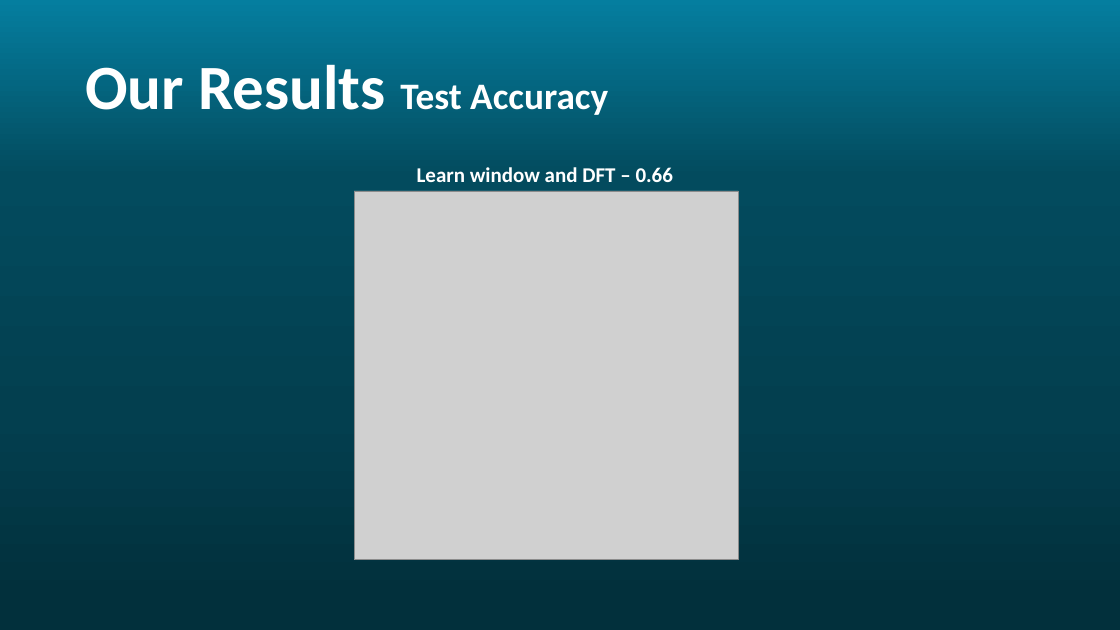
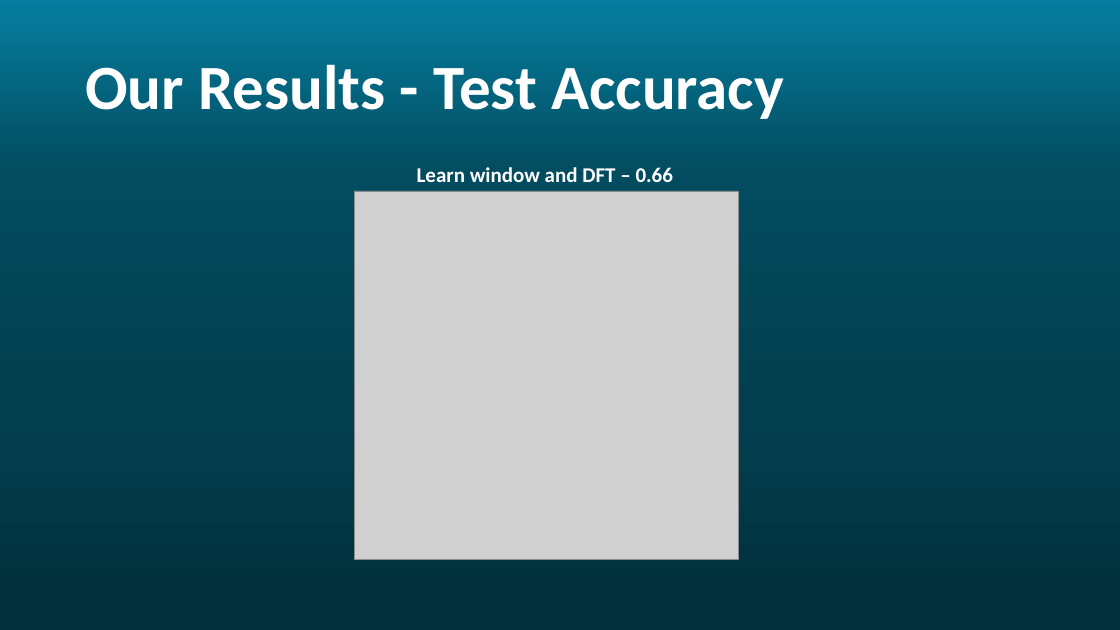
Before and after one commit to Rotem-and-Noam/Ada-STFT, a slide deck: slide 15 of images/AdaSTFT.pptx. Drawn at 1120x630 pixels with LibreOffice and Linux fonts; fonts in the diff are those of the drawing; grey boxes stand for pictures. Boxes give left, top, right and bottom in pixels: in the first picture for what was removed or moved away, otherwise in the second. Text is boxed around its words. In the diff, an @@ line names an element or a change of style, - is before the commit and + after.

```diff
--- a/images/AdaSTFT.pptx
+++ b/images/AdaSTFT.pptx
@@ title at box(85, 64, 784, 119): text changed; size 32 to 54 pt @@
-Our Results Test Accuracy
+Our Results - Test Accuracy
```
Also in this commit, not shown: 6 other slides changed.
